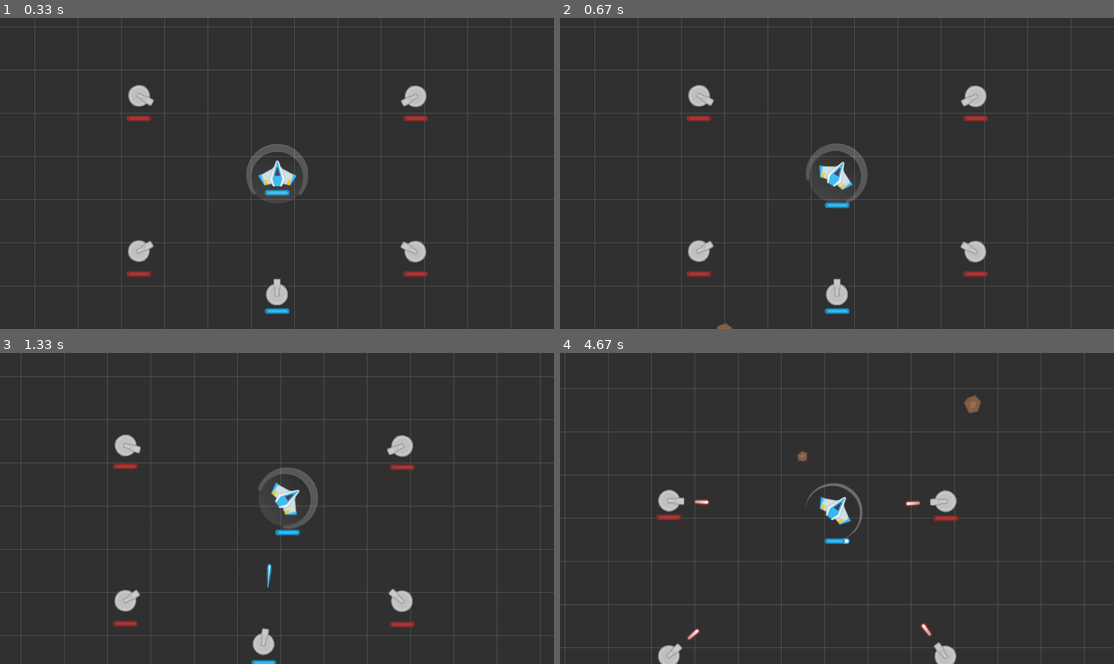
Above: before the commit, frames 1-4 (two rows, left to right).
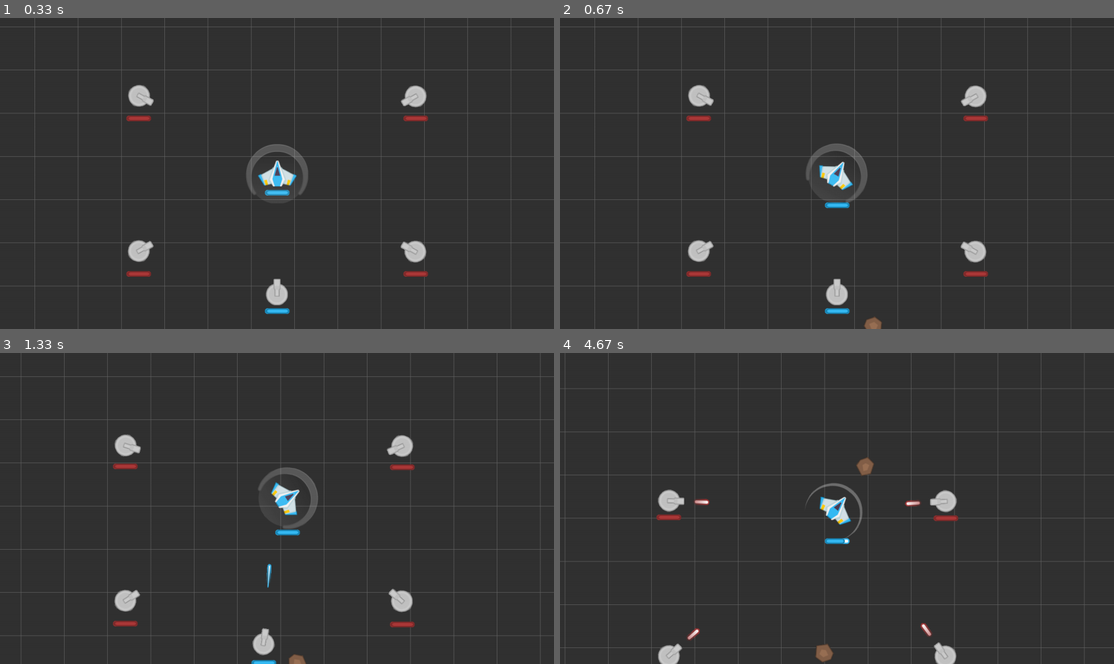
Above: after the commit, the same moments.

Repository: genericprogrammerdude/pygamengn
Game: pygame game, started from main.py
Same seed, same stepped clock (60 frames per second), same inputs: the game is played once before the commit and once after it.
Inputs:
- Up to frame 1 (0.33 s): no input
- Up to frame 2 (0.67 s): hold D from 0.33 s (still down)
- Up to frame 3 (1.33 s): release D at 0.8 s; hold W 0.83-1.13 s; hold D from 1.17 s (still down)
- Up to frame 4 (4.67 s): release D at 1.63 s; hold A 1.67-2.2 s; hold S 2.23-2.53 s; hold A 2.57-2.97 s; hold W 3-3.37 s; hold D 3.4-4.03 s; hold S 4.07-4.43 s; hold A from 4.47 s (still down)

Frame 1 is identical in both runs. In frame 2, 0.1% of the frame differs, in the area x 28-59%, y 96-100%; in frame 3, less than 0.1%; in frame 4, 0.5%, in the area x 42-77%, y 13-100%.

Commit message:
Asteroid spawning is looking much better.

Diff:
--- a/Assets/inventory.json
+++ b/Assets/inventory.json
@@ -383,7 +383,6 @@
             "kwargs": {
                 "game_object_type:player_spec": "Level_01/PlayerSpec",
                 "game_object_type_list:enemy_specs": [
-                    "Level_02/EnemySpec1"
                 ]
             },
             "PlayerSpec": {
--- a/GameEngine/Test/geometry.py
+++ b/GameEngine/Test/geometry.py
@@ -11,37 +11,43 @@
         # Parallel segments
         a = geometry.Segment((0, 0), (4, 2))
         b = geometry.Segment((1, 0), (3, 1))
-        self.assertEqual(a.intersect(b), None)
+        self.assertEqual(a.intersect_segment(b), None)
 
     def test_segment_line_21(self):
         # Intersecting at (2, 1)
         a = geometry.Segment((0, 0), (4, 2))
         b = geometry.Segment((0, 3), (3, 0))
-        self.assertEqual(a.intersect(b).all(), numpy.array([2, 1]).all())
+        self.assertEqual(a.intersect_segment(b), (2, 1))
 
     def test_segment_line_105(self):
         # Intersecting at (1, 0.5)
         a = geometry.Segment((0, 0), (4, 2))
         b = geometry.Segment((2, 0), (0, 1))
-        self.assertEqual(a.intersect(b).all(), numpy.array([1, 0.5]).all())
+        self.assertEqual(a.intersect_segment(b), (1, 0.5))
 
     def test_line_line(self):
         # No segment intersect, but lines do
         a = geometry.Segment((2, 1), (4, 2))
         b = geometry.Segment((0, 1), (2, 0))
-        self.assertEqual(a.intersect(b), None)
+        self.assertEqual(a.intersect_segment(b), None)
 
     def test_line_line_no_segment(self):
         # No segment intersect, but lines do
         a = geometry.Segment((2, 1), (4, 2))
         b = geometry.Segment((0, 1), (2, 0))
-        self.assertEqual(geometry.line_intersect(a.p0, a.p1, b.p0, b.p1).all(), numpy.array([1, 0.5]).all())
+        self.assertEqual(geometry.line_intersect(a.p0, a.p1, b.p0, b.p1), (1, 0.5))
 
-    def test_ray(self):
-        ray = geometry.Ray((1, 2), 45)
-        print(ray)
-#         print(ray.point_in_ray((2, 3)))
-#         print(ray.point_in_ray((0, 1)))
+    def test_normalize_angle_neg(self):
+        angle = -60
+        self.assertEqual(geometry.normalize_angle(angle), 300)
+
+    def test_normalize_angle_greater_360(self):
+        angle = 890
+        self.assertEqual(geometry.normalize_angle(angle), 170)
+
+    def test_normalize_angle_neg_greater_360(self):
+        angle = -495
+        self.assertEqual(geometry.normalize_angle(angle), 225)
 
     if __name__ == "__main__":
         unittest.main()
--- a/GameEngine/game_object.py
+++ b/GameEngine/game_object.py
@@ -2,6 +2,7 @@
 
 from game_object_factory import GameObjectBase
 from game_object_factory import GameObjectFactory
+import geometry
 from transform import Transform
 
 
@@ -68,7 +69,7 @@
     def set_heading(self, heading):
         """Sets the orientation of the game object."""
         self.dirty_image = self.dirty_image or self.heading != heading
-        self.heading = heading
+        self.heading = geometry.normalize_angle(heading)
 
     def set_image(self, image):
         """Sets a new image for the game object."""
--- a/GameEngine/game_object_factory.py
+++ b/GameEngine/game_object_factory.py
@@ -11,6 +11,9 @@
 
     __next_object_id = 0
 
+    def __str__(self):
+        return "{0}: {1}".format(self.__object_id, super().__str__())
+
     def set_object_id(self):
         """
         Sets the object id. This is meant to aid debugging and should only be set once (when GameObjectFactory
@@ -18,6 +21,9 @@
         """
         self.__object_id = GameObjectBase.__next_object_id
         GameObjectBase.__next_object_id += 1
+
+    def get_object_id(self):
+        return self.__object_id
 
 
 class GameObjectFactory():
--- a/GameEngine/geometry.py
+++ b/GameEngine/geometry.py
@@ -1,4 +1,5 @@
 import numpy
+import pygame
 
 
 class Segment:
@@ -106,7 +107,7 @@
     x, y, z = numpy.cross(l1, l2)  # point of intersection
     if z == 0:  # lines are parallel
         return None  # (float('inf'), float('inf'))
-    return numpy.array([x / z, y / z])
+    return pygame.Vector2([x / z, y / z])
 
 
 def get_quadrant(angle_deg):
@@ -121,3 +122,9 @@
         quadrant = 4
 
     return quadrant
+
+
+def normalize_angle(angle_deg):
+    """Returns the angle normalized to [0, 360)."""
+    angle = angle_deg % 360
+    return angle
--- a/GameEngine/render_group.py
+++ b/GameEngine/render_group.py
@@ -71,5 +71,5 @@
 
     def get_world_view_rect(self):
         rv = pygame.Rect(self.view_rect)
-        rv.topleft += self.cam
+        rv.topleft -= self.cam
         return rv
--- a/asteroid.py
+++ b/asteroid.py
@@ -67,13 +67,14 @@
             self.time_to_next_spawn = random.randrange(self.spawn_freq)
             asteroid_type = random.choice(self.asteroid_types)
             asteroid = GameObjectFactory.create(asteroid_type)
-            asteroid.set_heading(random.randrange(0, 360))
-            numpy_pos = self.get_initial_pos(self.render_group.get_world_view_rect(), asteroid)
-            pos = pygame.Vector2(numpy_pos[0], numpy_pos[1])
+            pos, angle = self.get_initial_pos(self.render_group.get_world_view_rect(), asteroid)
+            asteroid.set_heading(angle)
             asteroid.set_pos(pos)
 
     def get_initial_pos(self, world_view_rect, asteroid):
-        angle = 360 - random.randrange(0, 360)  # Flip the angle because positive y goes "down" on the screen
+        screen_angle = random.randrange(0, 360)
+        # Flip the angle because positive y goes "down" on the screen and add 90 because 0 is up
+        angle = geometry.normalize_angle(360 - screen_angle + 90)
         ray = geometry.Ray(world_view_rect.center, angle)
         center_line = ray.get_segment()
 
@@ -107,4 +108,5 @@
         if intersection is None:
             sys.stderr.write("AsteroidSpawner.get_initial_pos(): No intersection found. WTF?")
 
-        return intersection
+        screen_angle = geometry.normalize_angle(screen_angle + 180)
+        return (intersection, screen_angle)
